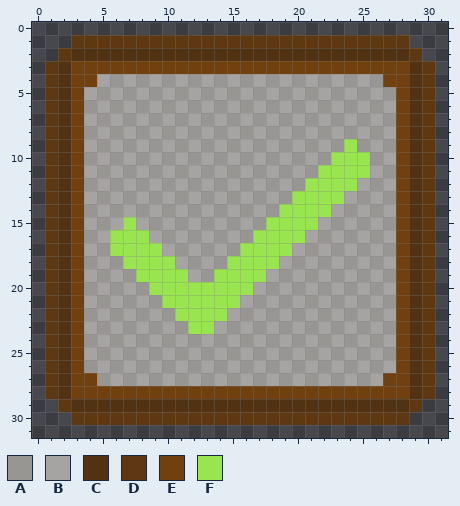
A pixel-art file gets an edit: pictures/AcceptIcon.aseprite. The first picture shows the starting point.
32x32 pixels, 1 frame.
Palette (. is transparent): A #989693  B #a6a4a3  C #513212  D #5e3812  E #70400f  F #99e550
Pixels before, first column x 1:
 1 ..DDDDDDDDDDDDDDDDDDDDDDDDDD..
 2 .DCCCCCCCCCCCCCCCCCCCCCCCCCCD.
 3 DCEEEEEEEEEEEEEEEEEEEEEEEEEECD
 4 DCEEBABABABABABABABABABABAEECD
 5 DCEBABABABABABABABABABABABAECD
 6 DCEABABABABABABABABABABABABECD
 7 DCEBABABABABABABABABABABABAECD
 8 DCEABABABABABABABABABABABABECD
 9 DCEBABABABABABABABABABAFABAECD
10 DCEABABABABABABABABABAFFFABECD
11 DCEBABABABABABABABABAFFFFBAECD
12 DCEABABABABABABABABAFFFFBABECD
13 DCEBABABABABABABABAFFFFBABAECD
14 DCEABABABABABABABAFFFFBABABECD
15 DCEBABFBABABABABAFFFFBABABAECD
16 DCEABFFFBABABABAFFFFBABABABECD
17 DCEBAFFFFBABABAFFFFBABABABAECD
18 DCEABAFFFFBABAFFFFBABABABABECD
19 DCEBABAFFFFBAFFFFBABABABABAECD
20 DCEABABAFFFFFFFFBABABABABABECD
21 DCEBABABAFFFFFFBABABABABABAECD
22 DCEABABABAFFFFBABABABABABABECD
23 DCEBABABABAFFBABABABABABABAECD
24 DCEABABABABABABABABABABABABECD
25 DCEBABABABABABABABABABABABAECD
26 DCEABABABABABABABABABABABABECD
27 DCEEABABABABABABABABABABABEECD
28 DCEEEEEEEEEEEEEEEEEEEEEEEEEECD
29 .DCCCCCCCCCCCCCCCCCCCCCCCCCCD.
30 ..DDDDDDDDDDDDDDDDDDDDDDDDDD..
And afterwards:
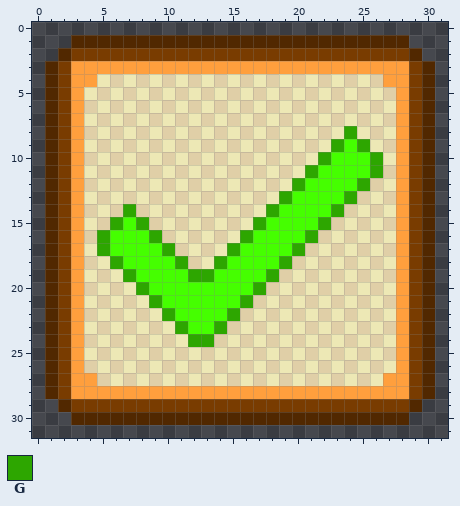
Colours new in this view: G #2da600
The exact change:
colour A: #989693 -> #e0cfa7
colour B: #a6a4a3 -> #ede8b5
colour C: #513212 -> #793c00
colour D: #5e3812 -> #512800
colour E: #70400f -> #ff9f3d
colour F: #99e550 -> #45ff00
y 8: x 24 A -> G
y 9: x 23 A -> G; x 25 A -> G
y 10: x 22 A -> G; x 26 A -> G
y 11: x 21 A -> G; x 26 B -> G
y 12: x 20 A -> G; x 25 B -> G
y 13: x 19 A -> G; x 24 B -> G
y 14: x 7 B -> G; x 18 A -> G; x 23 B -> G
y 15: x 6 B -> G; x 8 B -> G; x 17 A -> G; x 22 B -> G
y 16: x 5 B -> G; x 9 B -> G; x 16 A -> G; x 21 B -> G
y 17: x 5 A -> G; x 10 B -> G; x 15 A -> G; x 20 B -> G
y 18: x 6 A -> G; x 11 B -> G; x 14 A -> G; x 19 B -> G
y 19: x 7 A -> G; x 12..13 BA -> GG; x 18 B -> G
y 20: x 8 A -> G; x 17 B -> G
y 21: x 9 A -> G; x 16 B -> G
y 22: x 10 A -> G; x 15 B -> G
y 23: x 11 A -> G; x 14 B -> G
y 24: x 12..13 AB -> GG
Where, in picture pixels (left, top, right, bottom), the same in both pictures:
changed: (45, 35, 435, 425)
